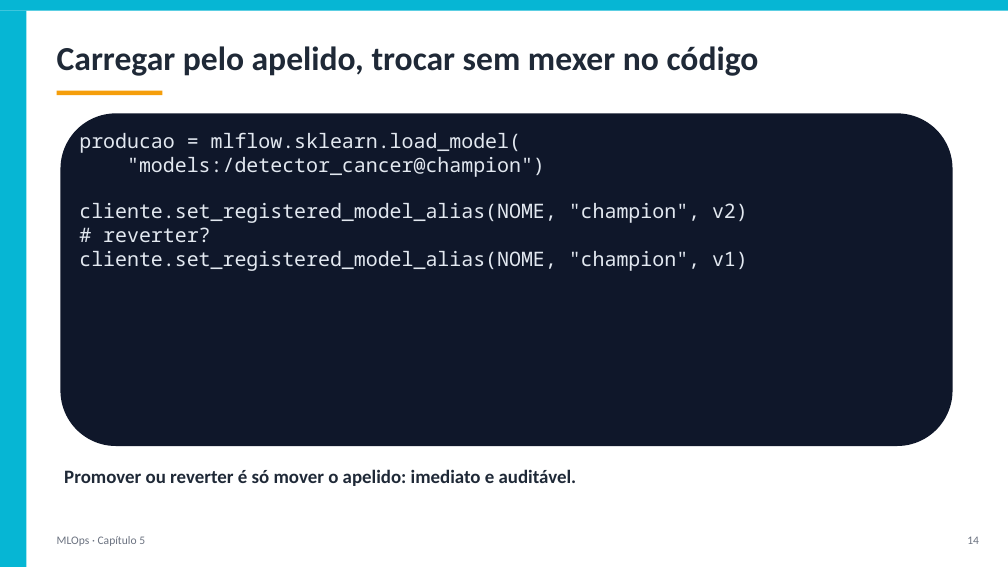
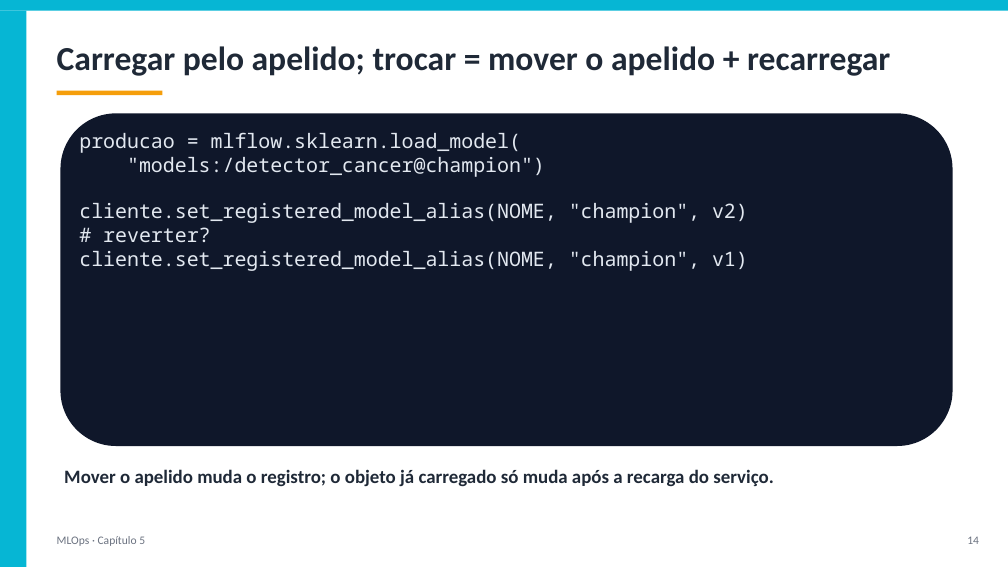
Before and after one commit to arakenmedeiros/claude, a slide deck: slide 14 of mlops/slides/Cap05_Rastreamento_de_Experimentos_e_Registro.pptx. Drawn at 1008x567 pixels with LibreOffice and Linux fonts; fonts in the diff are those of the drawing. Boxes give left, top, right and bottom in pixels: in the first picture for what was removed or moved away, otherwise in the second. Text is boxed around its words. In the diff, an @@ line names an element or a change of style, - is before the commit and + after.

```diff
--- a/mlops/slides/Cap05_Rastreamento_de_Experimentos_e_Registro.pptx
+++ b/mlops/slides/Cap05_Rastreamento_de_Experimentos_e_Registro.pptx
@@ text at (57, 46, 890, 76): text changed @@
-Carregar pelo apelido, trocar sem mexer no código
+Carregar pelo apelido; trocar = mover o apelido + recarregar
@@ text at (64, 469, 773, 486): text changed @@
-Promover ou reverter é só mover o apelido: imediato e auditável.
+Mover o apelido muda o registro; o objeto já carregado só muda após a recarga do serviço.
```
Also in this commit, not shown: 3 other slides changed, 19 other files.
